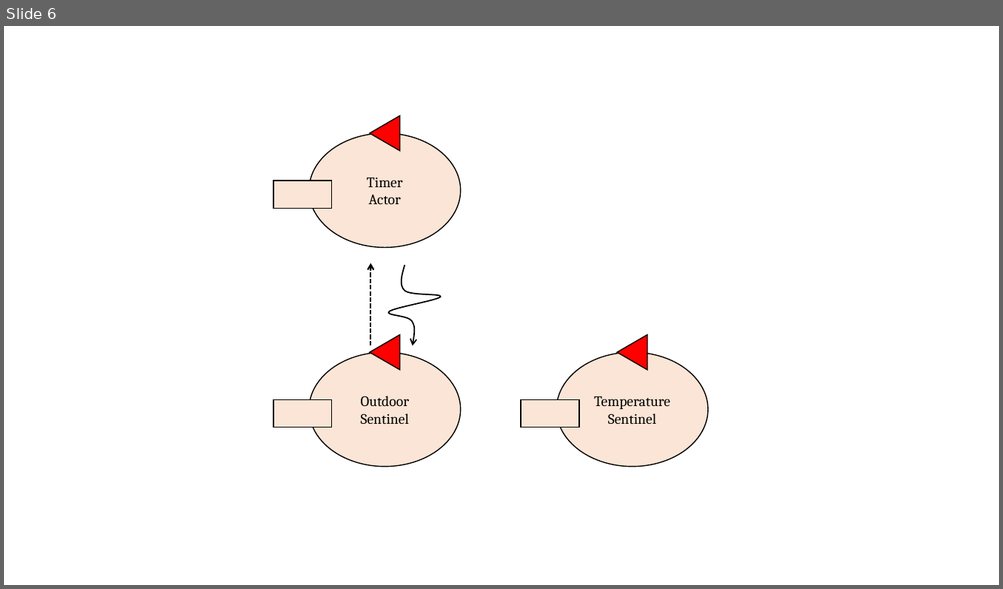
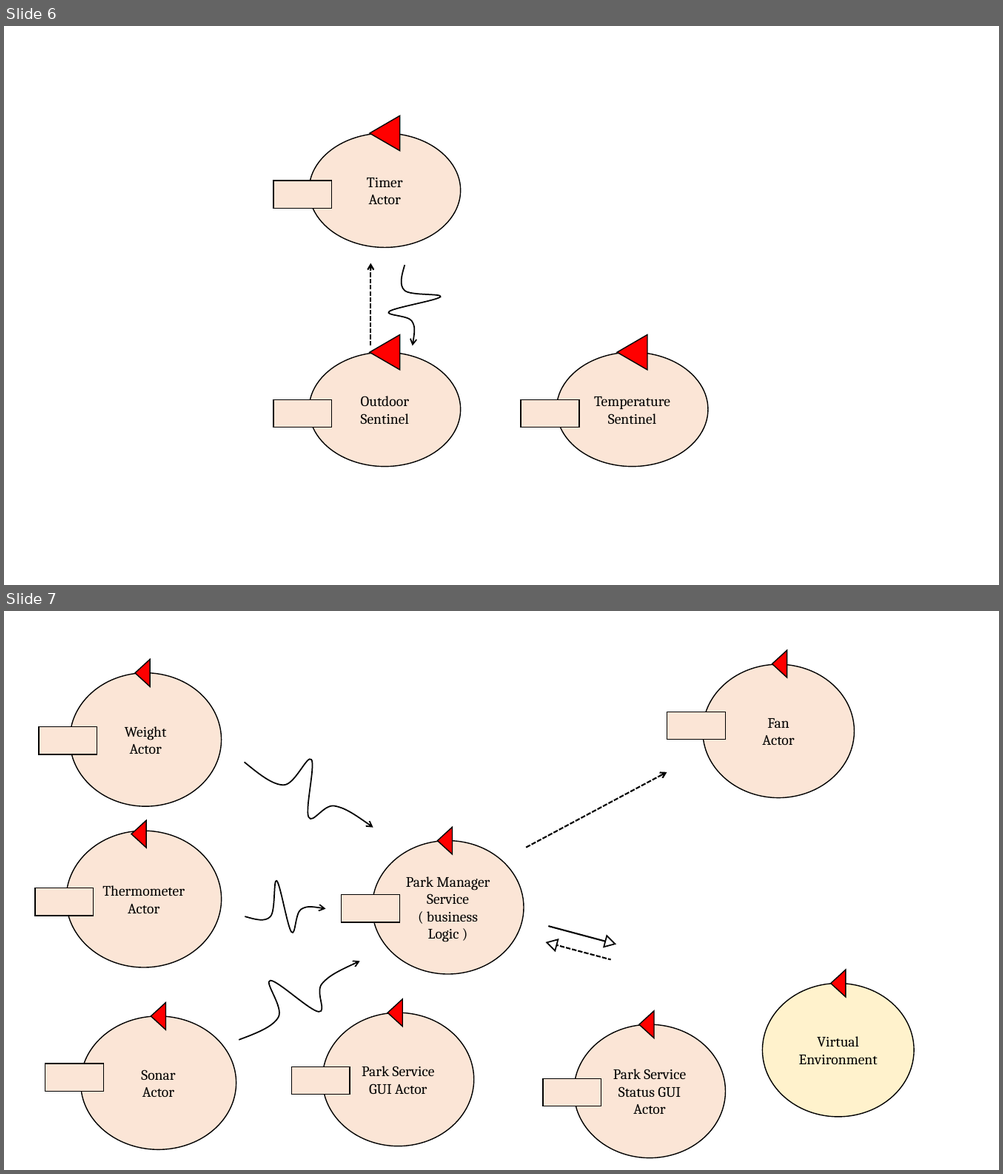
Before and after one commit to JackFantaz/FantazziniGiacomoIss, a slide deck: FinalTask/userDocs/img/final_task_schema.pptx. Shown one above the other, each under a label of ours: slide 6 before the commit, slides 6 and 7 after it. The pictures are 1003x589 and 1003x1174 pixels, drawn with LibreOffice and Linux fonts; fonts in the diff are those of the drawing. Boxes give left, top, right and bottom in pixels: in the first picture for what was removed or moved away, otherwise in the second. Text is boxed around its words. In the diff, an @@ line names an element or a change of style, - is before the commit and + after.

Commit message:
new actors diagram

```diff
--- a/FinalTask/userDocs/img/final_task_schema.pptx
+++ b/FinalTask/userDocs/img/final_task_schema.pptx
@@ slide 7 added at [4,611,999,1170], background #FFFFFF @@
@@ triangle added at [772,650,787,678], fill #FF0000, outline #000000 1 pt @@
@@ ellipse added at [70,673,221,806], fill #FBE5D6, outline #000000 1 pt, 14 pt, text #000000 @@
+Weight
+Actor
@@ triangle added at [135,659,150,686], fill #FF0000, outline #000000 1 pt @@
@@ ellipse added at [703,665,854,798], fill #FBE5D6, outline #000000 1 pt, 14 pt, text #000000 @@
+Fan
+Actor
@@ rectangle added at [667,712,726,739], fill #FBE5D6, outline #000000 1 pt @@
@@ rectangle added at [39,727,97,755], fill #FBE5D6, outline #000000 1 pt @@
@@ freeform shape added at [236,732,387,849], outline #000000 1.25 pt @@
@@ arrow added from (526, 848) to (666, 772), #000000 1.5 pt dashed @@
@@ ellipse added at [66,831,221,968], fill #FBE5D6, outline #000000 1 pt, 14 pt, text #000000 @@
+Thermometer
+Actor
@@ triangle added at [131,820,146,848], fill #FF0000, outline #000000 1 pt @@
@@ triangle added at [437,827,452,854], fill #FF0000, outline #000000 1 pt @@
@@ ellipse added at [372,841,523,974], fill #FBE5D6, outline #000000 1 pt, 14 pt, text #000000 @@
+Park Manager Service
+( business Logic )
@@ rectangle added at [35,889,94,916], fill #FBE5D6, outline #000000 1 pt @@
@@ freeform shape added at [245,881,326,934], outline #000000 1.25 pt @@
@@ rectangle added at [341,895,399,923], fill #FBE5D6, outline #000000 1 pt @@
@@ freeform shape added at [221,937,372,1054], outline #000000 1.25 pt @@
@@ group added at [546,926,617,960]: 2 lines, 2 triangles @@
@@ ellipse added at [762,984,913,1118], fill #FFF2CC, outline #000000 1 pt, 14 pt, text #000000 @@
+Virtual Environment
@@ triangle added at [831,970,846,998], fill #FF0000, outline #000000 1 pt @@
@@ triangle added at [151,1003,165,1031], fill #FF0000, outline #000000 1 pt @@
@@ triangle added at [388,999,403,1027], fill #FF0000, outline #000000 1 pt @@
@@ ellipse added at [81,1017,236,1150], fill #FBE5D6, outline #000000 1 pt, 14 pt, text #000000 @@
+Sonar
+Actor
@@ ellipse added at [323,1013,474,1147], fill #FBE5D6, outline #000000 1 pt, 14 pt, text #000000 @@
+Park Service GUI Actor
@@ ellipse added at [574,1025,726,1159], fill #FBE5D6, outline #000000 1 pt, 14 pt, text #000000 @@
+Park Service Status GUI Actor
@@ triangle added at [640,1011,654,1039], fill #FF0000, outline #000000 1 pt @@
@@ rectangle added at [45,1064,103,1091], fill #FBE5D6, outline #000000 1 pt @@
@@ rectangle added at [291,1067,350,1094], fill #FBE5D6, outline #000000 1 pt @@
@@ rectangle added at [543,1079,601,1106], fill #FBE5D6, outline #000000 1 pt @@
```
Also in this commit, not shown: 2 other slides added, 2 other files.
